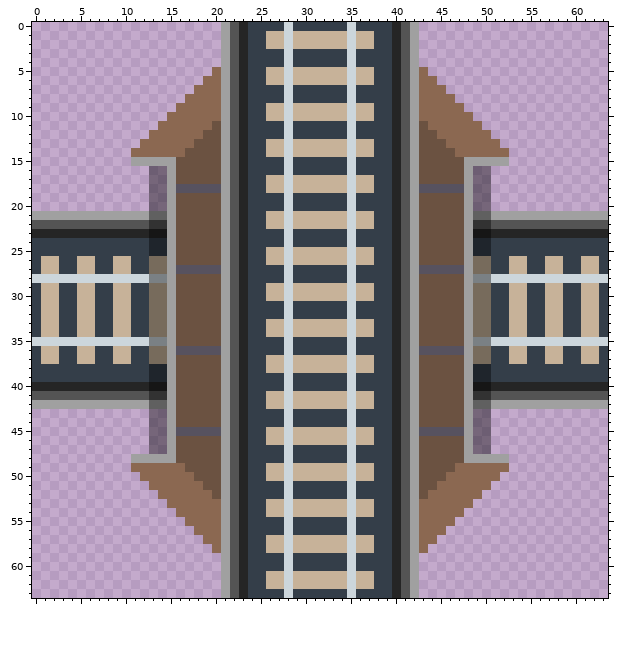
Pixel-art sprite: Assets/Resources/Textures/FourwayOverpass.png. That is the earlier state.
The file is 64x64 pixels.
After:
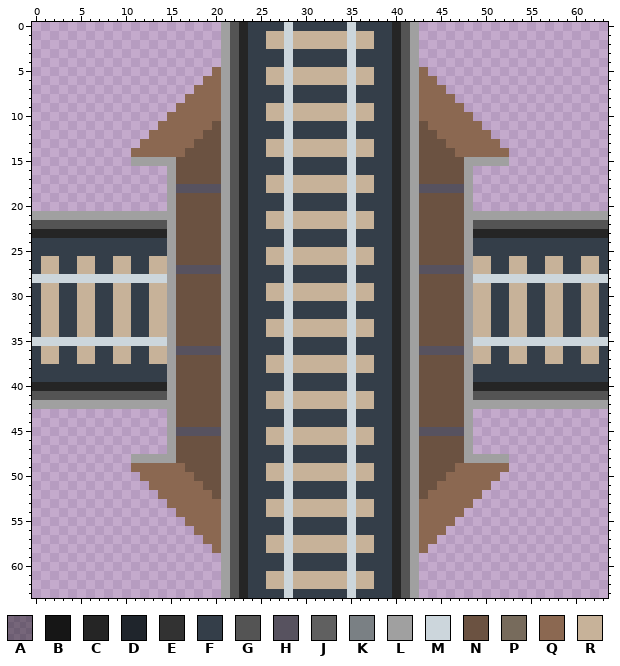
Palette (. is transparent): A #00000066  B #161616  C #252525  D #1f252c  E #323232  F #343e49  G #545454  H #57525f  J #606060  K #7a8084  L #a0a0a0  M #ccd6dc  N #6b5241  P #776b5c  Q #8b6851  R #c7b299
Change:
The edit turns colour B into colour C in row 23 at x 13 to 14 and 49 to 50; in row 40 at x 13 to 14 and 49 to 50.
The edit turns colour D into colour F in rows 24 to 25 at x 13 to 14 and 49 to 50; in rows 38 to 39 at x 13 to 14 and 49 to 50.
The edit turns colour E into colour G in row 22 at x 13 to 14 and 49 to 50; in row 41 at x 13 to 14 and 49 to 50.
The edit turns colour J into colour L in row 21 at x 13 to 14 and 49 to 50; in row 42 at x 13 to 14 and 49 to 50.
The edit turns colour K into colour M in row 28 at x 13 to 14 and 49 to 50; in row 35 at x 13 to 14 and 49 to 50.
The edit turns colour P into colour R in rows 26 to 27 at x 13 to 14 and 49 to 50; in rows 29 to 34 at x 13 to 14 and 49 to 50; in rows 36 to 37 at x 13 to 14 and 49 to 50.
Colour A is removed in rows 16 to 20 at x 13 to 14 and 49 to 50; in rows 43 to 47 at x 13 to 14 and 49 to 50.
